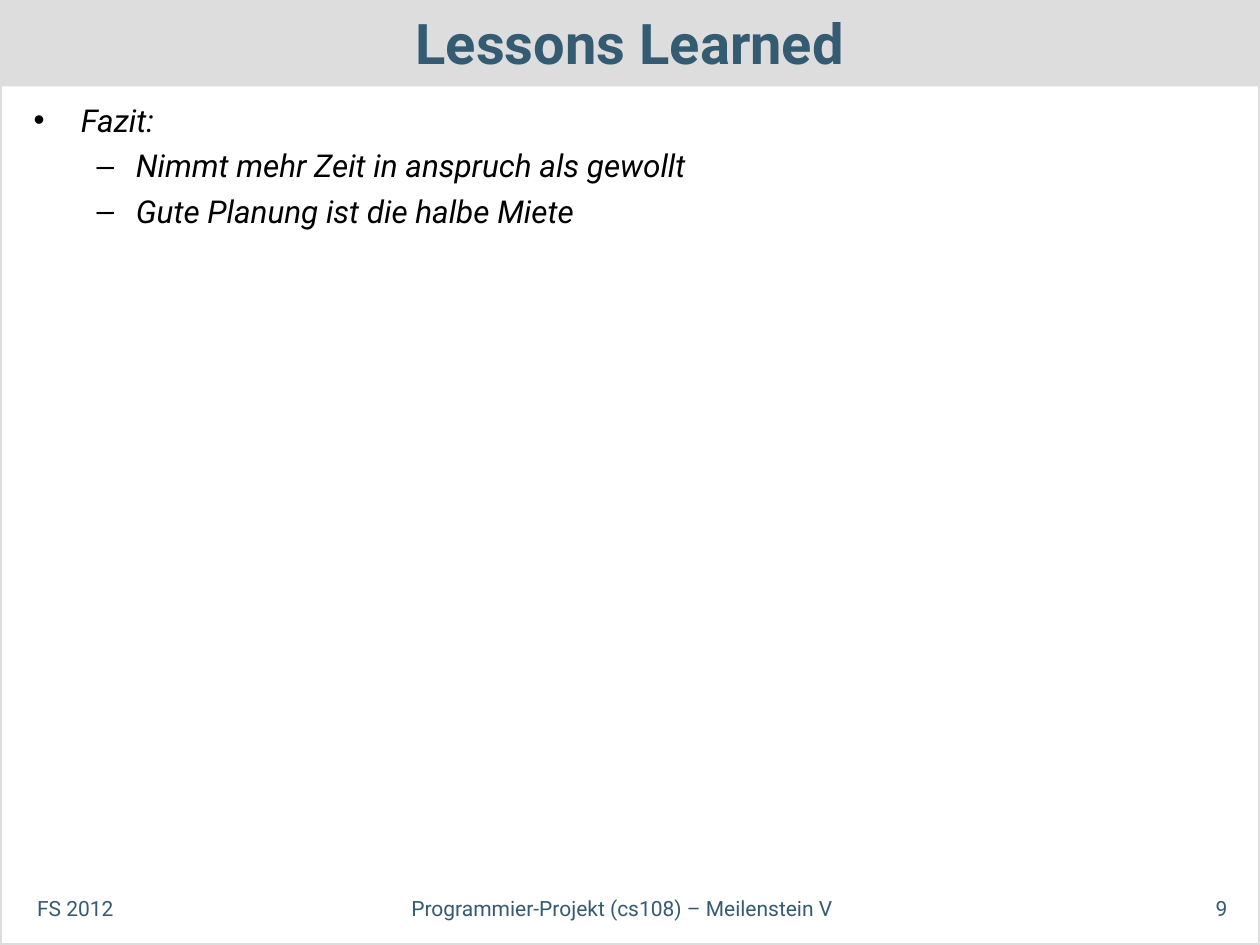
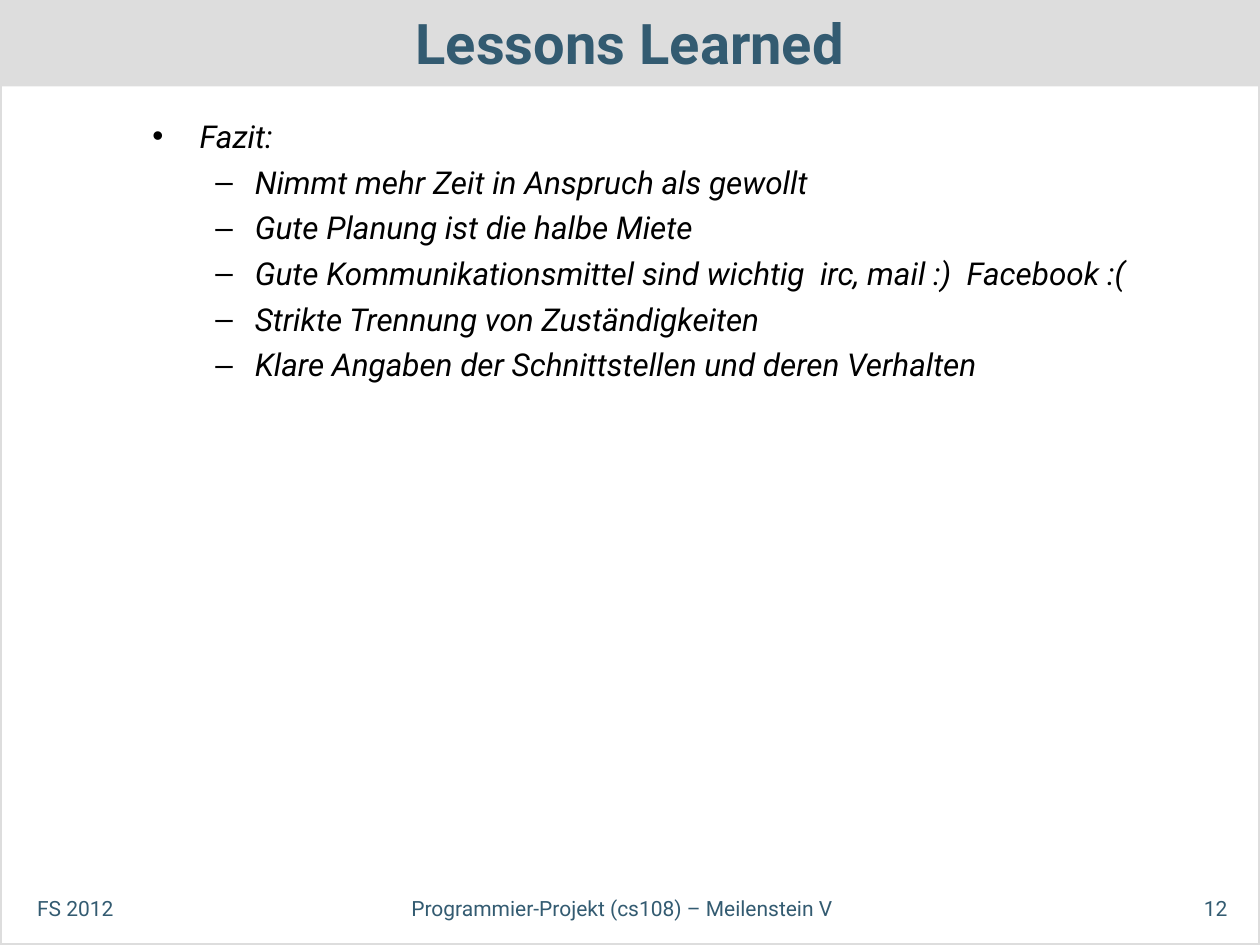
Before and after one commit to dihydrogenmonoxide/CS108, a slide deck: slide 12 of presentations/milestone_5/SwissDefcon_MS5.odp (slide 9 before the commit). Drawn at 1260x945 pixels with LibreOffice and Linux fonts; fonts in the diff are those of the drawing. Boxes give left, top, right and bottom in pixels: in the first picture for what was removed or moved away, otherwise in the second. Text is boxed around its words. In the diff, an @@ line names an element or a change of style, - is before the commit and + after.

```diff
--- a/presentations/milestone_5/SwissDefcon_MS5.odp
+++ b/presentations/milestone_5/SwissDefcon_MS5.odp
@@ text "Fazit:": place and size @@
-text "Fazit:" at <box>81,109,685,230</box>
+text "Fazit:" at <box>200,125,1100,383</box>
@@ text at <box>255,170,808,201</box>: text changed @@
-  – Nimmt mehr Zeit in anspruch als gewollt
+  – Nimmt mehr Zeit in Anspruch als gewollt
@@ text at <box>255,261,1100,383</box>: paragraphs added @@
+  – Gute Kommunikationsmittel sind wichtig irc, mail :) Facebook :(
+  – Strikte Trennung von Zuständigkeiten
+  – Klare Angaben der Schnittstellen und deren Verhalten
@@ page number at <box>1204,901,1228,916</box>: text changed @@
-9
+12
```
Also in this commit, not shown: 6 other slides changed, 3 slides added, 1 other file.
